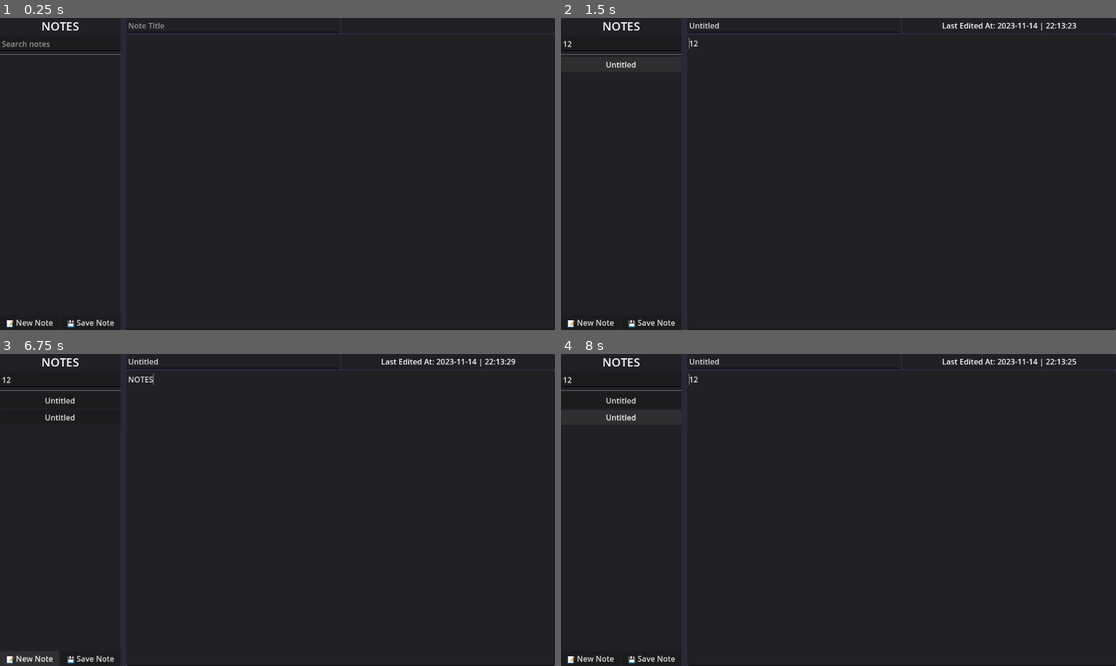
Above: before the commit, frames 1-4 (two rows, left to right).
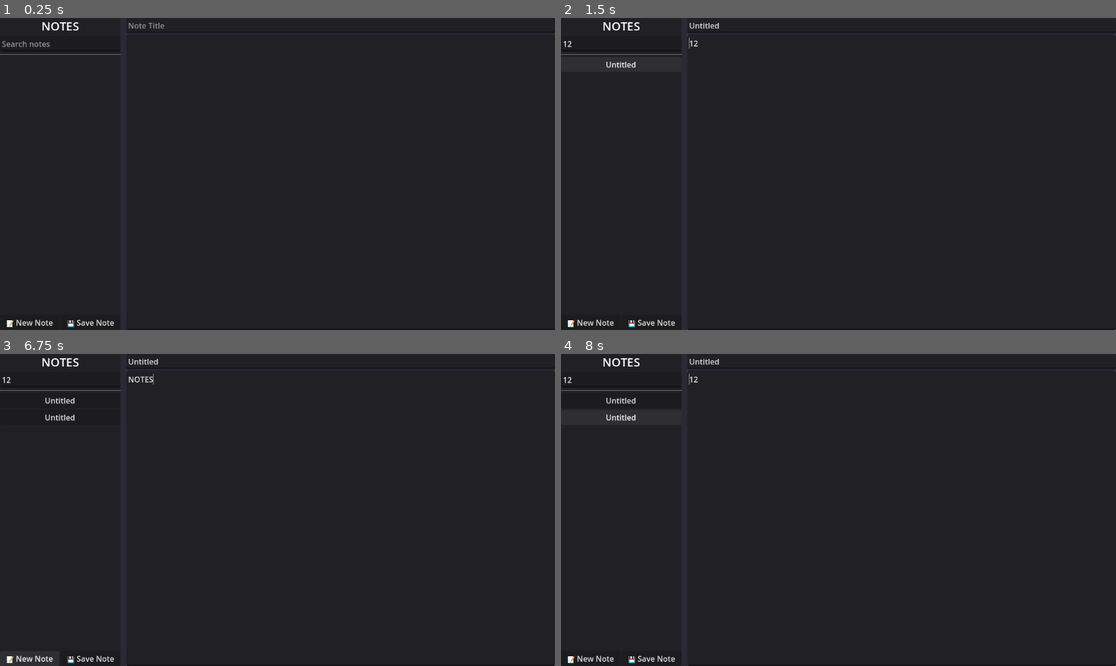
Above: after the commit, the same moments.

Repository: FroglightInteractive/FroglightNotes
Game: Godot game, scene res://scenes/main_window.tscn
Same seed, same stepped clock (60 frames per second), same inputs: the game is played once before the commit and once after it.
Inputs (mouse positions are in pixels of both pictures, inside the frame that each line leads up to):
- Up to frame 1 (0.25 s): no input
- Up to frame 2 (1.5 s): click (622, 42) at 0.52 s; type "12" at 0.6 s; click (899, 183) at 0.75 s; type "12" at 0.83 s; click "Untitled" at 1.25 s
- Up to frame 3 (6.75 s): click "💾 Save Note" at 2 s; click "📝 New Note" at 2.75 s; click "📝 New Note" at 3.5 s; click "Untitled" at 4.25 s; click "Untitled" at 5 s; click "📝 New Note" at 5.75 s; type "NOTES" at 6.5 s
- Up to frame 4 (8 s): click "Untitled" at 7.25 s

The runs differ from the first frame. In frame 1, less than 0.1% of the frame differs, in the area x 61-62%, y 4-5%; in frame 2, 0.2%; in frame 3, 0.2%, in the area x 61-93%, y 1-5%; in frame 4, 0.2%.

Commit message:
removed last edited at label (didn't work properly)

Diff:
--- a/scenes/main_window.tscn
+++ b/scenes/main_window.tscn
@@ -109,21 +109,6 @@
 size_flags_horizontal = 3
 placeholder_text = "Note Title"
 
-[node name="Panel" type="Panel" parent="VBoxContainer/MainUI/HSplitContainer/VBoxContainer/HBoxContainer"]
-layout_mode = 2
-size_flags_horizontal = 3
-
-[node name="DateCreatedLabel" type="Label" parent="VBoxContainer/MainUI/HSplitContainer/VBoxContainer/HBoxContainer/Panel"]
-layout_mode = 1
-anchors_preset = 15
-anchor_right = 1.0
-anchor_bottom = 1.0
-grow_horizontal = 2
-grow_vertical = 2
-size_flags_horizontal = 3
-horizontal_alignment = 1
-vertical_alignment = 1
-
 [node name="NotesEditor" type="TextEdit" parent="VBoxContainer/MainUI/HSplitContainer/VBoxContainer"]
 layout_mode = 2
 size_flags_vertical = 3
--- a/scripts/main_window.gd
+++ b/scripts/main_window.gd
@@ -6,7 +6,6 @@
 @onready var save_note: Button = $VBoxContainer/MainUI/HSplitContainer/NoteList/VBoxContainer/GridContainer/SaveNote
 @onready var new_note: Button = $VBoxContainer/MainUI/HSplitContainer/NoteList/VBoxContainer/GridContainer/NewNote
 @onready var notes_title: LineEdit = $VBoxContainer/MainUI/HSplitContainer/VBoxContainer/HBoxContainer/NotesTitle
-@onready var date_created_label: Label = $VBoxContainer/MainUI/HSplitContainer/VBoxContainer/HBoxContainer/Panel/DateCreatedLabel
 @onready var seach_notes: LineEdit = $VBoxContainer/MainUI/HSplitContainer/NoteList/VBoxContainer/SeachNotes
 
 # directory where notes will be saved to/loaded from
@@ -87,7 +86,6 @@
 	# insert data from file into editor
 	notes_title.text = title
 	notes_editor.text = content
-	date_created_label.text = "Last Edited At: " + edited_at
 
 
 func _save_current_note() -> void:
@@ -122,7 +120,6 @@
 
 		current_note_path = file_name
 		_load_notes()
-		date_created_label.text = "Last Edited At: " + data.get("edited_at", "").replace("T", " | ")
 	else:
 		push_error("Failed to save note to: " + file_name)
 
